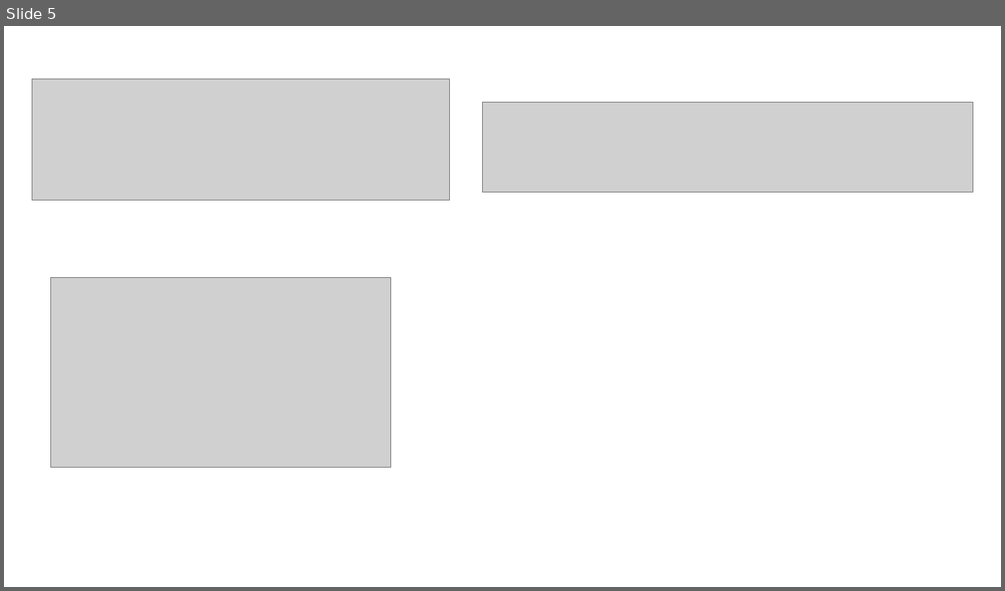
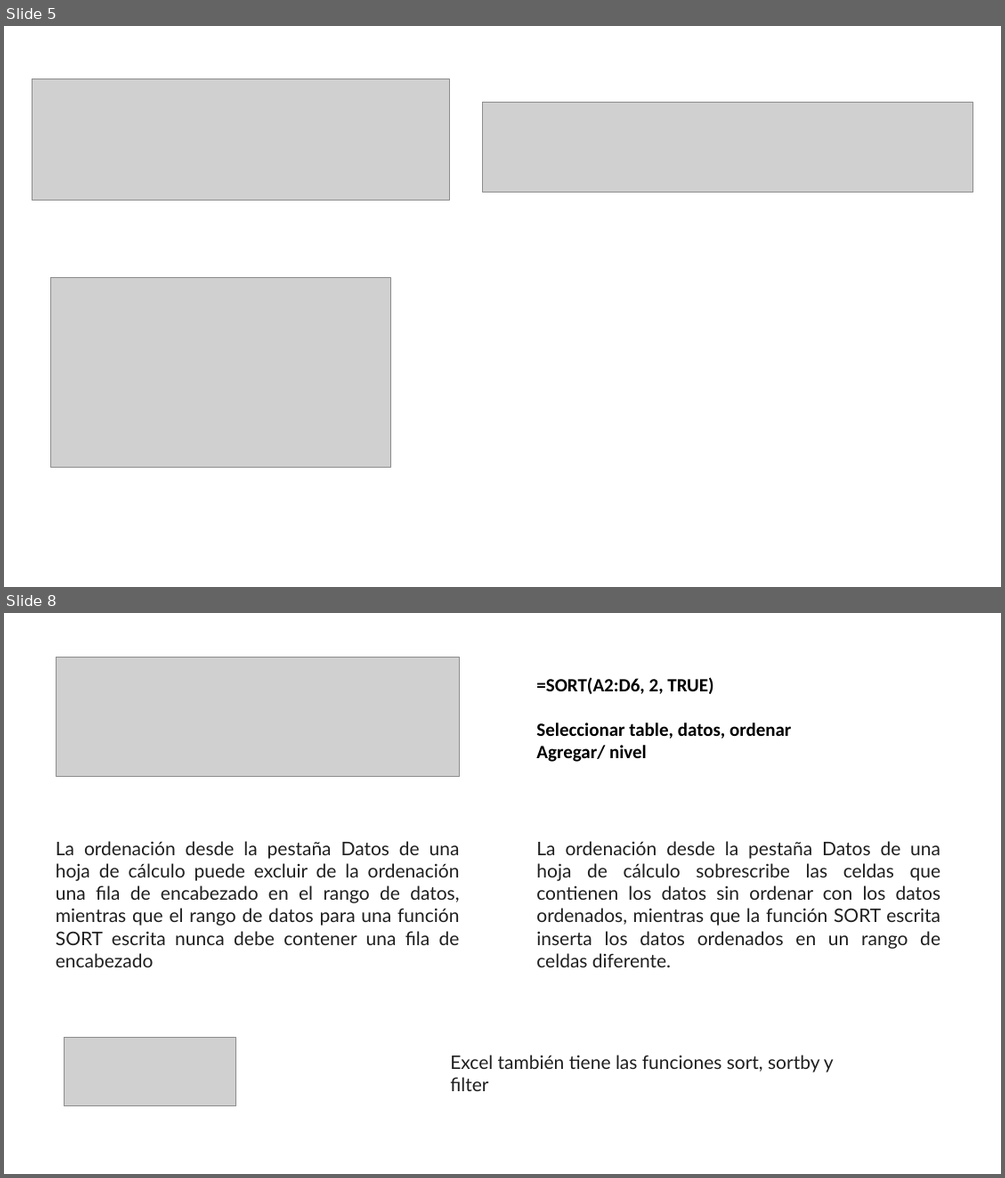
Before and after one commit to megath12/Data_Analysis_Google, a slide deck: 5_analizar_datos_para_responder.pptx. Shown one above the other, each under a label of ours: slide 5 before the commit, slides 5 and 8 after it; the slides between them are not shown. The pictures are 1005x591 and 1005x1178 pixels, drawn with LibreOffice and Linux fonts; fonts in the diff are those of the drawing; grey boxes stand for pictures. Boxes give left, top, right and bottom in pixels: in the first picture for what was removed or moved away, otherwise in the second. Text is boxed around its words. In the diff, an @@ line names an element or a change of style, - is before the commit and + after.

```diff
--- a/5_analizar_datos_para_responder.pptx
+++ b/5_analizar_datos_para_responder.pptx
@@ slide 8 added at <box>4,613,1001,1174</box>, background #FFFFFF @@
@@ picture added at <box>57,657,460,777</box> @@
@@ text added at <box>536,677,791,762</box>, 18 pt, text #000000, bold @@
+=SORT(A2:D6, 2, TRUE)
+Seleccionar table, datos, ordenar
+Agregar/ nivel
@@ text added at <box>56,841,460,945</box>, 18 pt, text #1F1F1F @@
+La ordenación desde la pestaña Datos de una hoja de cálculo puede excluir de la ordenación una fila de encabezado en el rango de datos, mientras que el rango de datos para una función SORT escrita nunca debe contener una fila de encabezado
@@ text added at <box>536,841,941,949</box>, 18 pt, text #1F1F1F @@
+La ordenación desde la pestaña Datos de una hoja de cálculo sobrescribe las celdas que contienen los datos sin ordenar con los datos ordenados, mientras que la función SORT escrita inserta los datos ordenados en un rango de celdas diferente.
@@ picture added at <box>64,1037,235,1106</box> @@
@@ text added at <box>450,1054,833,1091</box>, 18 pt, text #1F1F1F @@
+Excel también tiene las funciones sort, sortby y filter
```
Also in this commit, not shown: 4 other slides added, 1 other file.
